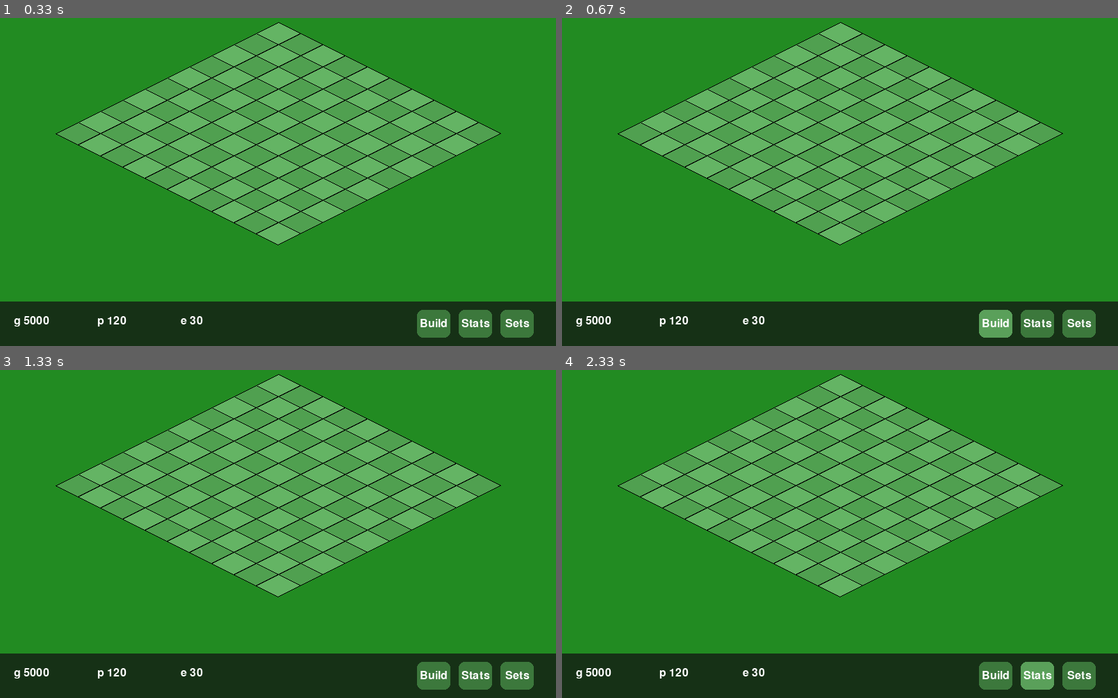
Above: before the commit, frames 1-4 (two rows, left to right).
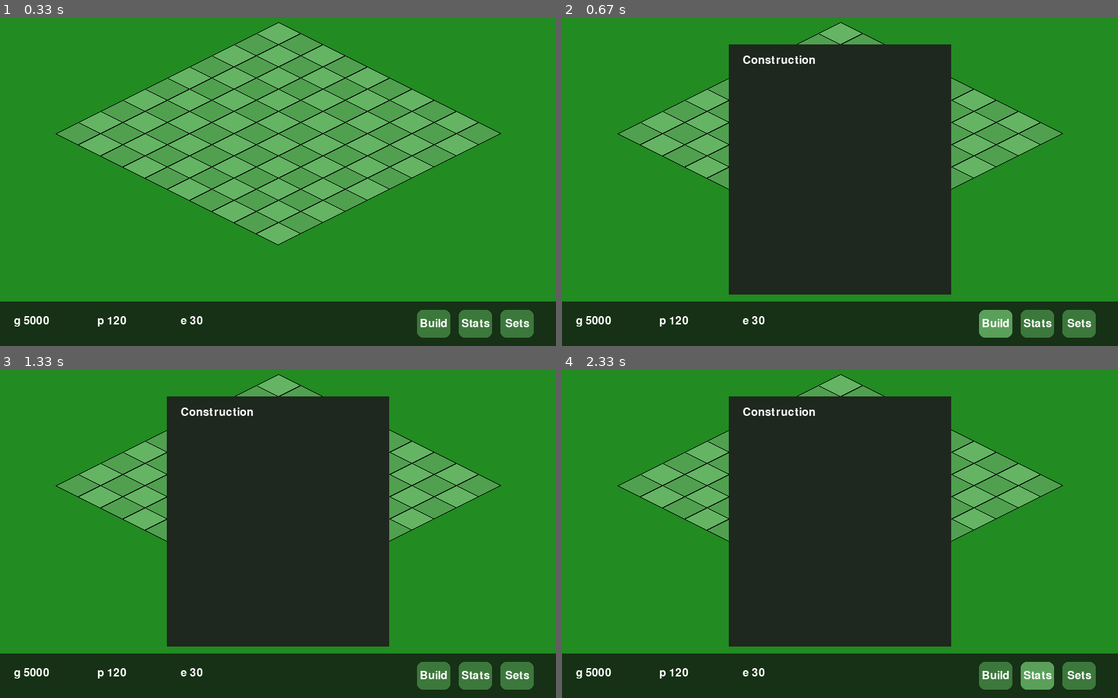
Above: after the commit, the same moments.

Repository: tdimnet/learn-pygame-by-doing
Game: pygame game, started from v3/app.py
Same seed, same stepped clock (60 frames per second), same inputs: the game is played once before the commit and once after it.
Inputs (mouse positions are in pixels of both pictures, inside the frame that each line leads up to):
- Up to frame 1 (0.33 s): no input
- Up to frame 2 (0.67 s): click "Build" at 0.38 s
- Up to frame 3 (1.33 s): click (278, 517) at 0.72 s
- Up to frame 4 (2.33 s): click "Stats" at 2.05 s

Frame 1 is identical in both runs. In frame 2, 31% of the frame differs, in the area x 30-70%, y 8-85%; in frame 3, 31%; in frame 4, 31%.

Commit message:
Start to work on the buildings menu modal

Diff:
--- a/v3/app.py
+++ b/v3/app.py
@@ -12,6 +12,9 @@
 GRID_HEIGHT= 10
 
 HUD_HEIGHT = 64
+
+MENU_WIDTH = 320
+MENU_HEIGHT = 360
 
 MAIN_BACKGROUND_COLOR = (34, 139, 34)
 TILE_BACKGROUND_COLOR = (0, 100, 0)
@@ -56,13 +59,27 @@
         screen: pygame.Surface,
         font: pygame.font.Font,
         anim_t: float) -> None:
-    pass
+    x = (SCREEN_WIDTH - MENU_WIDTH) // 2
+    y_closed = SCREEN_HEIGHT
+    y_open = SCREEN_HEIGHT - MENU_HEIGHT - HUD_HEIGHT - 10
+
+    y = y_closed + (y_open - y_closed) * anim_t
+    alpha = int(255 * anim_t)
+
+    menu_surface = pygame.Surface((MENU_WIDTH, MENU_HEIGHT), pygame.SRCALPHA)
+    menu_surface.fill((30, 40, 30, alpha))
+
+    title = font.render("Construction", True, WHITE)
+    menu_surface.blit(title, (20, 15))
+
+
+    screen.blit(menu_surface, (x, y))
 
 
 def draw_hud(
         screen: pygame.Surface,
         font: pygame.font.Font,
-        mouse_pos: tuple[int, int]) -> None:
+        mouse_pos: tuple[int, int]) -> dict:
     hud_rect = pygame.Rect(
         0,
         SCREEN_HEIGHT - HUD_HEIGHT,
@@ -105,6 +122,10 @@
         txt_rect = txt.get_rect(center=rect.center)
         screen.blit(txt, txt_rect)
 
+    return {
+        "build": pygame.Rect(SCREEN_WIDTH - 200, hud_rect.y + 12, 48, 40)
+    }
+
 
 def main():
     pygame.init()
@@ -116,6 +137,8 @@
     menu_open = False
     menu_anim = 0.0
     menu_anim_speed = 6.0
+
+    hud_buttons = None
 
     offset = (
         SCREEN_WIDTH // 2,
@@ -132,6 +155,11 @@
             if event.type == pygame.QUIT:
                 running = False
 
+            if event.type == pygame.MOUSEBUTTONDOWN and event.button == 1:
+                if (hud_buttons is not None and
+                    hud_buttons["build"].collidepoint(mouse_pos)):
+                        menu_open = not menu_open
+
         # Idle economy update
 
 
@@ -143,7 +171,18 @@
                 color = (100, 180, 100) if (gx + gy) % 2 == 0 else (80, 160, 80)
                 draw_tile(screen, gx, gy, color, offset)
 
-        draw_hud(screen, font, mouse_pos)
+
+        if menu_open:
+            menu_anim = min(1.0, menu_anim + dt * menu_anim_speed)
+        else:
+            menu_anim = max(0.0, menu_anim - dt * menu_anim_speed)
+
+        if menu_anim > 0:
+            draw_build_menu(screen, font, menu_anim)
+
+
+        hud_buttons = draw_hud(screen, font, mouse_pos)
+
 
         pygame.display.flip()
 
